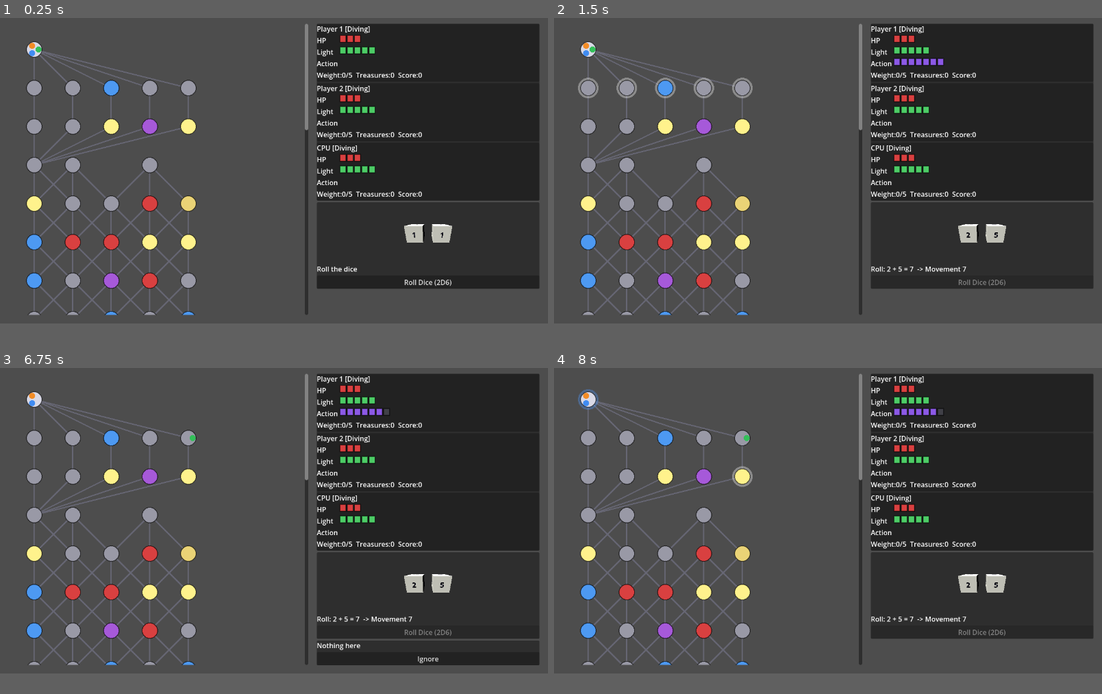
Above: before the commit, frames 1-4 (two rows, left to right).
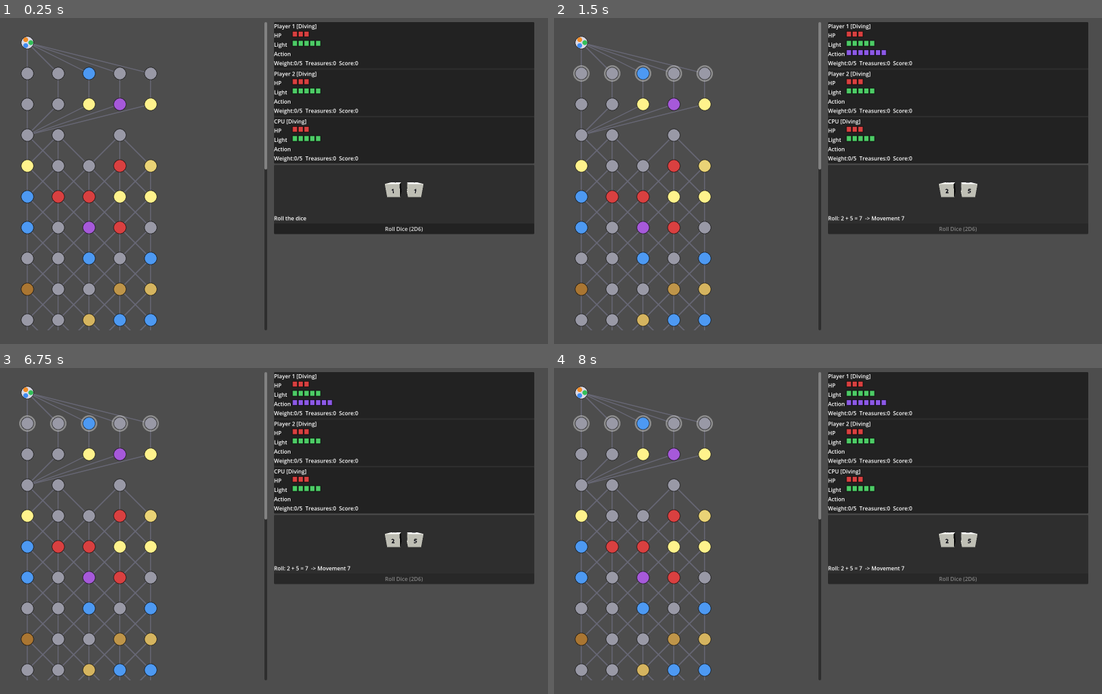
Above: after the commit, the same moments.

Repository: dandan62/gamejam
Game: Godot game, scene res://scenes/Main.tscn
Two runs of this game, one before a commit and one after it. Both use one fixed random seed, a clock stepped at 60 frames per second and the inputs below.
Inputs (mouse positions are in pixels of both pictures, inside the frame that each line leads up to):
- Up to frame 1 (0.25 s): no input
- Up to frame 2 (1.5 s): click "Roll Dice (2D6)" at 0.5 s; move the mouse to (948, 154) at 1.27 s; click (948, 154) at 1.42 s
- Up to frame 3 (6.75 s): tap Enter at 2, 3.5, 5 s; move the mouse to (164, 534) at 2.02 s; click (164, 534) at 2.17 s; tap Space at 2.75, 4.25, 5.75 s; move the mouse to (328, 452) at 2.77 s; click (328, 452) at 2.92 s; move the mouse to (246, 579) at 3.52 s; click (246, 579) at 3.67 s; move the mouse to (438, 566) at 4.27 s; click (438, 566) at 4.42 s; move the mouse to (109, 472) at 5.02 s; click (109, 472) at 5.17 s; move the mouse to (301, 517) at 5.77 s; click (301, 517) at 5.92 s; move the mouse to (191, 442) at 6.52 s; click (191, 442) at 6.67 s
- Up to frame 4 (8 s): click (981, 658) at 7.25 s, where only the run before the commit has a clickable "Ignore"
In our replay, the window is 800x450 before the commit and 800x480 after it. These sizes can differ from the game's own. Grey fills any space a smaller window leaves; there, only what the larger window draws over its background counts as a difference.

The runs differ from the first frame. In frame 1, 24% of the frame differs, in the area x 3-99%, y 1-96%; in frame 2, 24%; in frame 3, 27%; in frame 4, 24%.

Commit message:
UI chenge ＆ change finish condition

Diff:
--- a/project.godot
+++ b/project.godot
@@ -25,8 +25,8 @@
 
 [display]
 
-window/size/viewport_width=1280
-window/size/viewport_height=720
+window/size/viewport_width=1600
+window/size/viewport_height=960
 
 [rendering]
 
--- a/scenes/Main.gd
+++ b/scenes/Main.gd
@@ -15,19 +15,23 @@
 
 	var scroll := ScrollContainer.new()
 	scroll.position = Vector2(20, 20)
-	scroll.size = Vector2(700, 680)
+	scroll.size = Vector2(760, 900)
 	add_child(scroll)
 
 	board = Board.new()
-	board.custom_minimum_size = Vector2(500, 1900)
+	board.custom_minimum_size = Vector2(560, 1900)
 	board.setup(GameManager.map_graph)
 	board.node_clicked.connect(_on_board_node_clicked)
 	scroll.add_child(board)
 
+	var side_scroll := ScrollContainer.new()
+	side_scroll.position = Vector2(800, 20)
+	side_scroll.size = Vector2(780, 900)
+	add_child(side_scroll)
+
 	var side_panel := VBoxContainer.new()
-	side_panel.position = Vector2(740, 20)
-	side_panel.size = Vector2(520, 680)
-	add_child(side_panel)
+	side_panel.custom_minimum_size = Vector2(760, 0)
+	side_scroll.add_child(side_panel)
 
 	hud = HUD.new()
 	side_panel.add_child(hud)
@@ -46,8 +50,8 @@
 	event_popup.choice_made.connect(_on_event_choice)
 
 	game_over_screen = GameOverScreen.new()
-	game_over_screen.position = Vector2(300, 200)
-	game_over_screen.size = Vector2(600, 400)
+	game_over_screen.position = Vector2(350, 230)
+	game_over_screen.size = Vector2(900, 500)
 	add_child(game_over_screen)
 
 	round_label = Label.new()
--- a/scripts/autoload/GameManager.gd
+++ b/scripts/autoload/GameManager.gd
@@ -49,16 +49,18 @@
 	return players[current_player_index]
 
 
-## 現在のプレイヤーから見て次にACTIVEなプレイヤーへ手番を移す。
-## 全員終了していれば null を返す。全ACTIVEプレイヤーが1巡したらround_numberを進める。
-## Advances the turn to the next ACTIVE player after the current one.
-## Returns null if everyone is finished. Advances round_number once all ACTIVE players
-## have had one turn each.
+## 現在のプレイヤーから見て次に脱落していないプレイヤー（ACTIVEまたはRETURNED）へ手番を移す。
+## 帰還済み(RETURNED)のプレイヤーも手番はスキップせず、以後も潜行を続けられる。
+## 全員脱落していれば null を返す。1巡したらround_numberを進める。
+## Advances the turn to the next non-eliminated player (ACTIVE or RETURNED) after the current one.
+## Players who have RETURNED still take their turn and keep diving -- only ELIMINATED
+## players are skipped. Returns null if everyone is eliminated. Advances round_number
+## once everyone has had one turn each.
 func advance_to_next_player() -> PlayerState:
 	for i in range(1, players.size() + 1):
 		var raw_next := current_player_index + i
 		var idx := raw_next % players.size()
-		if players[idx].status == PlayerState.Status.ACTIVE:
+		if players[idx].status != PlayerState.Status.ELIMINATED:
 			if raw_next >= players.size():
 				round_number += 1
 			current_player_index = idx
@@ -66,9 +68,11 @@
 	return null
 
 
-func any_active_players() -> bool:
+## ゲームを続行できるプレイヤー（脱落していないプレイヤー）が1人でもいるか。
+## Whether any player who hasn't been eliminated remains (game can continue).
+func has_non_eliminated_players() -> bool:
 	for p in players:
-		if p.status == PlayerState.Status.ACTIVE:
+		if p.status != PlayerState.Status.ELIMINATED:
 			return true
 	return false
 
--- a/scripts/core/TurnManager.gd
+++ b/scripts/core/TurnManager.gd
@@ -60,6 +60,8 @@
 		state = State.GAME_OVER
 		game_over.emit(GameManager.get_ranking())
 		return
+	if player.status == PlayerState.Status.RETURNED:
+		player.status = PlayerState.Status.ACTIVE
 	_was_return = false
 	state = State.WAITING_ROLL
 	turn_started.emit(player)
@@ -285,7 +287,7 @@
 
 	turn_ended.emit(player)
 
-	if not GameManager.any_active_players():
+	if not GameManager.has_non_eliminated_players():
 		state = State.GAME_OVER
 		game_over.emit(GameManager.get_ranking())
 		return
